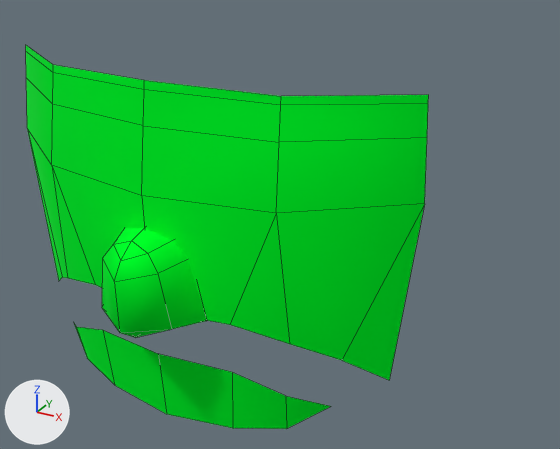
The FBX model Assets/Resources/mask/male3.fbx as it was, and as the next commit left it.
The view is the same before and after, from a 50 mm lens placed at (0.187, -0.368, 0.9), pointed at (0.033, -0.088, 0.76). Every picture has the same lights, and +X, +Y and +Z are marked at lower left. Mesh edges are drawn as thin lines. Where no turn or scale is listed for an object, it has been applied to the vertices.

The first picture shows 'common_people_male_3'.
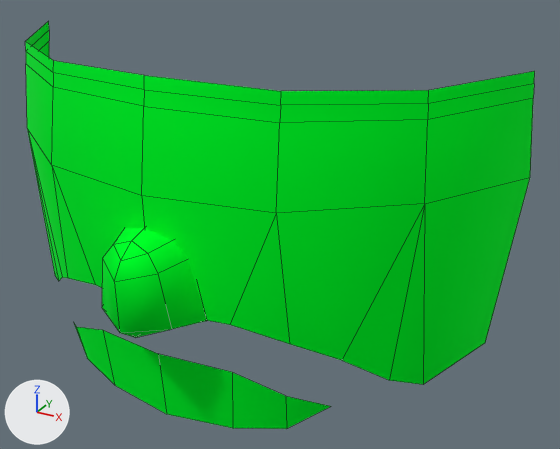
Location of each change, (x1, y1, x2, y2) in pixels of the pictures (560 x 449 px):
'common_people_male_3', reshaped (26% wider, 6% taller): before (26, 45, 429, 429); after (25, 21, 535, 429)
part 1 of me_메쉬, built on: before (26, 45, 429, 213); after (25, 21, 535, 385)

Diff of the bpy script that builds the scene:
```diff
--- a/Assets/Resources/mask/male3.fbx.py
+++ b/Assets/Resources/mask/male3.fbx.py
@@ me_메쉬 @@
 # used by ob_common_people_male_3; location = (0.0, 0.0, 0.0)
-me_메쉬.from_pydata(...)  # 60 vertices, 42 faces; spans x -0.103..0.103, y -0.163..-0.098, z 0.676..0.831
+me_메쉬.from_pydata(...)  # 72 vertices, 52 faces; spans x -0.132..0.132, y -0.163..-0.054, z 0.676..0.833
+# me_메쉬 part 1
+# 4 vertices are removed from x -0.101..0.101, y -0.1..-0.098, z 0.814..0.83
+# 6 faces are deleted
+# 6 vertices move from x -0.055..0.055, y -0.138..-0.127, z 0.814..0.831 to x -0.055..0.055, y -0.137..-0.127, z 0.821..0.833
+# 16 vertices are added at x -0.132..0.132, y -0.099..-0.054, z 0.702..0.833
+# 16 new faces join them
 me_메쉬.materials.append(mat_face)
```
